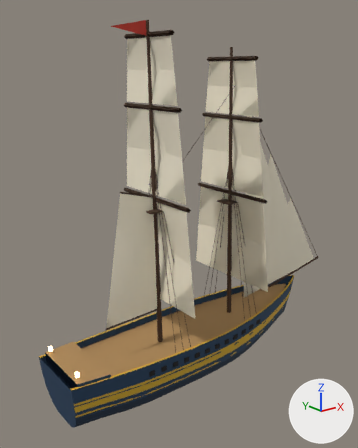
A saved change to the glTF model public/models/ships/brig.glb.
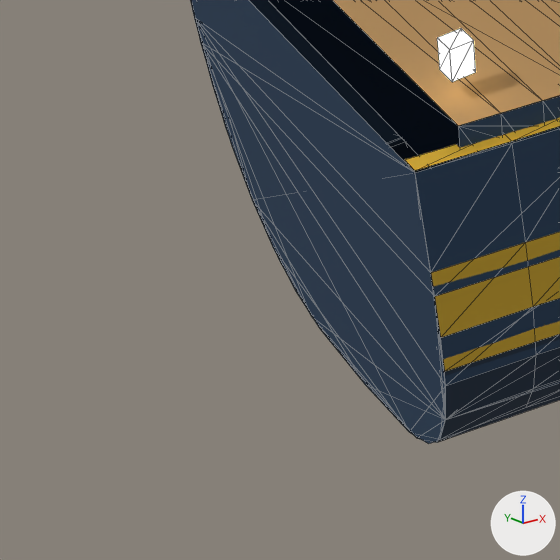
The first picture shows the older version from a 50 mm camera at (-30.4, -35.8, 28.4) aimed at (-0.3, 1.9, 13.3). The close-ups show the older and then the newer version on the part from 4% to 25% of the width and 82% to 99% of the height of that picture. Only the edits that show in the close-ups are written down. The lights are fixed; the arrows at lower right show +X, +Y and +Z. The close-ups show mesh edges as thin lines. Where no turn or scale is listed for an object, it has been applied to the vertices. Vertices at exactly the same position are counted once.

The first close-up shows 'LOD0_Body', 'LOD0_Glass', 'LOD1_Body', 'LOD2_Body'.
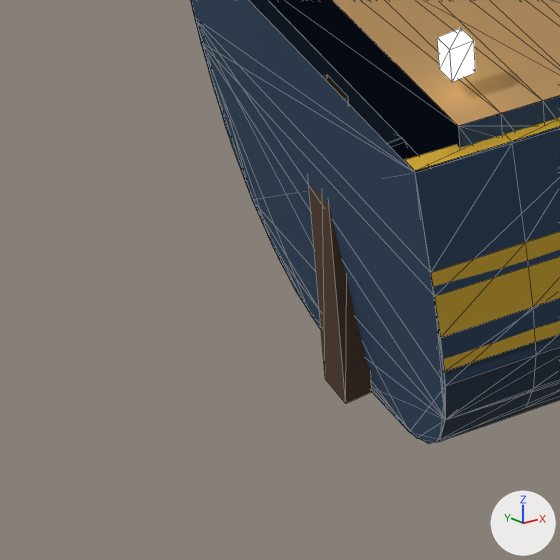
What the commit changed:
me_lod0_body is used by ob_lod0_body; location (0.0, 0.0, 0.0).
me_lod0_body had 1195 vertices, 1839 faces and spanned x -15.6..21.3, y -4.2..4.2, z -2.6..32.2.
me_lod0_body now has 1749 vertices, 2615 faces and spans x -15.6..21.3, y -4.6..4.6, z -2.6..32.2.
me_lod0_body part 1: a new loose piece, a box spanning x -15.39..-15.03, y -0.28..0.28, z -1.73..2.45, in mat_brig_atlas_mat (picture img_brig_atlas).
Other edits to the shape of me_lod0_body do not show in these pictures.

Location of each change, [x1, y1, x2, y2] in pixels of the close-ups (560 x 560 px):
part 1 of me_lod0_body, added (brown): after [308, 75, 372, 403]
